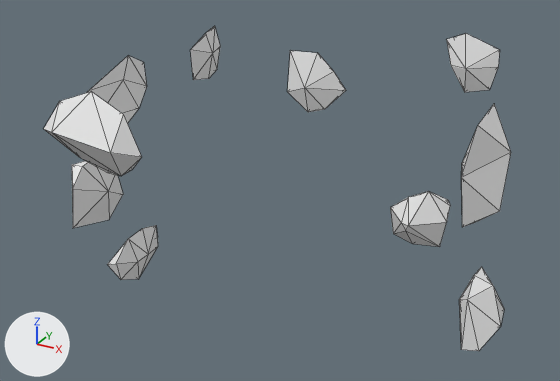
An edit to the glTF model assets/models/oresdestruction.glb, drawn before and after from the same camera.
The view is the same before and after, from a 50 mm camera at (1.82, -3.66, 1.79) aimed at (-0.16, -0.06, -0.01). Every picture has the same lights, and +X, +Y and +Z are marked at lower left. Mesh edges are drawn as thin lines. Vertices at the same position are counted once.
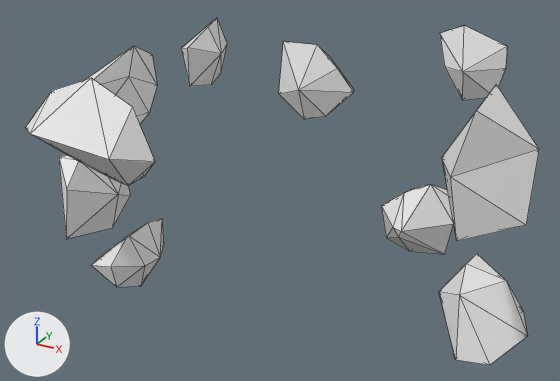
Where the newer file only moved an object's origin or applied its transform, the numbers keep the older frame.

What changed in the scene script:
```text
Change me_cube_002:
    where me_cube_002.from_pydata(...)  # 13 vertices, 22 faces; spans x -0.819..-0.305, y -1.245..-0.98, z 0.382..0.786
    me_cube_002 part 1: the whole mesh is scaled about its middle by (1.26, 1.67, 1.26), then moved by (0.003, -0.009, 0.006)
Change me_cube_010:
    where me_cube_010.from_pydata(...)  # 11 vertices, 18 faces; spans x -0.72..-0.272, y 1.008..1.248, z 0.086..0.515
    me_cube_010 part 2: the whole mesh is scaled about its middle by (1.26, 1.67, 1.26), then moved by (-0.002, 0.022, 0.003)
Change me_cube_023:
    where me_cube_023.from_pydata(...)  # 11 vertices, 18 faces; spans x 1.008..1.206, y -0.773..-0.348, z 0.303..0.807
    me_cube_023 part 3: the whole mesh is scaled about its middle by (2.04, 1.26, 1.26), then moved by (0.012, 0.007, 0.007)
Change me_cube_024:
    remove me_cube_024.from_pydata(...)  # 14 vertices, 24 faces; spans x 0.989..1.218, y -0.535..-0.057, z -0.492..-0.123
    add me_cube_024.from_pydata(...)  # 14 vertices, 24 faces; spans x 0.883..1.351, y -0.603..0.002, z -0.536..-0.071
    me_cube_024 part 4: 14 of 14 vertices moved; they spanned x 0.989..1.218, y -0.535..-0.057, z -0.492..-0.123 and now span x 0.883..1.351, y -0.603..0.002, z -0.536..-0.071; mean shift (0.0, 0.0, 0.0); largest move (1.218, -0.337, -0.333) -> (1.351, -0.352, -0.336)
Change me_cube_031:
    where me_cube_031.from_pydata(...)  # 10 vertices, 16 faces; spans x 0.404..0.746, y 1.006..1.148, z 0.392..0.76
    me_cube_031 part 5: the whole mesh is scaled about its middle by (1.26, 1.67, 1.26), then moved by (0.0, 0.003, -0.002)
Change me_cube_033:
    where me_cube_033.from_pydata(...)  # 15 vertices, 26 faces; spans x 0.122..0.525, y 0.916..1.293, z -0.746..-0.335
    me_cube_033 part 6: the whole mesh is scaled about its middle by (1.26, 1.67, 1.26), then moved by (-0.001, 0.021, 0.002)
Change me_cube_051:
    where me_cube_051.from_pydata(...)  # 10 vertices, 16 faces; spans x -1.241..-1.069, y -0.532..-0.053, z 0.27..0.703
    me_cube_051 part 7: the whole mesh is scaled about its middle by (2.04, 1.26, 1.26), then moved by (-0.041, -0.003, -0.002)
Change me_cube_052:
    where me_cube_052.from_pydata(...)  # 10 vertices, 16 faces; spans x -1.155..-1.018, y -0.791..-0.352, z -0.221..0.197
    me_cube_052 part 8
    me_cube_052.vertices[0].co: (-1.142, -0.69, 0.185) -> (-1.202, -0.721, 0.231)  # pixel (71, 164) -> pixel (58, 156)
    me_cube_052.vertices[1].co: (-1.077, -0.769, 0.078) -> (-1.068, -0.821, 0.096)  # pixel (72, 189) -> pixel (66, 189)
    me_cube_052.vertices[2].co: (-1.155, -0.394, -0.128) -> (-1.227, -0.347, -0.164)
    me_cube_052.vertices[3].co: (-1.089, -0.791, -0.154) -> (-1.092, -0.848, -0.197)  # pixel (72, 228) -> pixel (66, 239)
    me_cube_052.vertices[4].co: (-1.081, -0.671, 0.18) -> (-1.076, -0.696, 0.225)  # pixel (82, 166) -> pixel (79, 160)
    me_cube_052.vertices[5].co: (-1.076, -0.588, 0.197) -> (-1.067, -0.592, 0.247)
    me_cube_052.vertices[6].co: (-1.055, -0.427, 0.07) -> (-1.024, -0.389, 0.087)
    me_cube_052.vertices[7].co: (-1.018, -0.554, -0.005) -> (-0.947, -0.549, -0.009)  # pixel (108, 191) -> pixel (118, 194)
    me_cube_052.vertices[8].co: (-1.08, -0.501, -0.221) -> (-1.074, -0.482, -0.282)  # pixel (109, 219) -> pixel (112, 227)
    me_cube_052.vertices[9].co: (-1.083, -0.352, -0.115) -> (-1.08, -0.294, -0.147)  # pixel (123, 194) -> pixel (130, 195)
Change me_cube_063:
    where me_cube_063.from_pydata(...)  # 10 vertices, 16 faces; spans x -1.193..-1.01, y 0.389..0.713, z 0.38..0.713
    me_cube_063 part 9: the whole mesh is scaled about its middle by (2.04, 1.26, 1.26), then moved by (-0.021, -0.009, 0.004)
Change me_cube_066:
    where me_cube_066.from_pydata(...)  # 12 vertices, 20 faces; spans x -1.22..-1.0, y -0.472..-0.022, z -0.733..-0.389
    me_cube_066 part 10: the whole mesh is scaled about its middle by (2.04, 1.26, 1.26), then moved by (-0.022, 0.008, -0.002)
```

Pixel boxes [x1, y1, x2, y2] of what changed, in the pictures (560 x 381 px):
'Cube.016', mesh rescaled (92% wider, 27% taller)
    before: [461, 104, 511, 227]
    after: [442, 84, 539, 241]
'Cube.002', mesh rescaled (31% wider, 28% taller)
    before: [44, 92, 142, 176]
    after: [26, 78, 155, 186]
'Cube.018', reshaped (93% wider, 33% taller)
    before: [459, 267, 504, 351]
    after: [439, 253, 527, 365]
'Cube.034', reshaped (38% wider, 25% taller)
    before: [72, 161, 123, 228]
    after: [59, 155, 130, 239]
'Cube.006', mesh rescaled (27% wider, 27% taller)
    before: [287, 51, 346, 112]
    after: [279, 42, 354, 120]
'Cube.025', mesh rescaled (21% wider, 25% taller)
    before: [390, 191, 450, 247]
    after: [381, 184, 454, 254]
'Cube.023', mesh rescaled (26% wider, 25% taller)
    before: [447, 33, 500, 92]
    after: [440, 26, 507, 100]
'Cube.033', mesh rescaled
    before: [86, 56, 147, 124]
    after: [86, 46, 157, 124]
'Cube.040', mesh rescaled (40% wider, 25% taller)
    before: [107, 225, 158, 280]
    after: [92, 218, 164, 287]
'Cube.038', mesh rescaled (48% wider, 25% taller)
    before: [190, 26, 220, 80]
    after: [182, 18, 227, 86]
